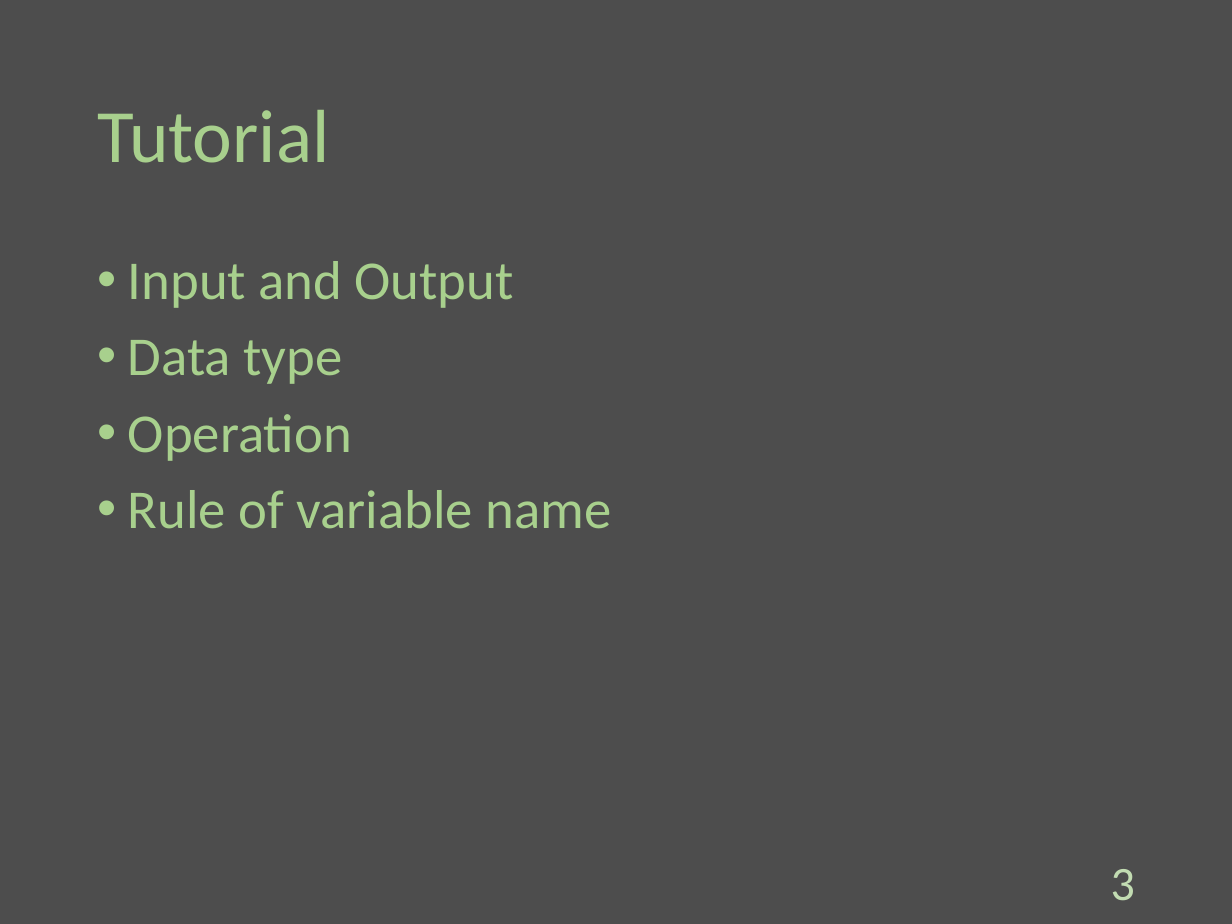
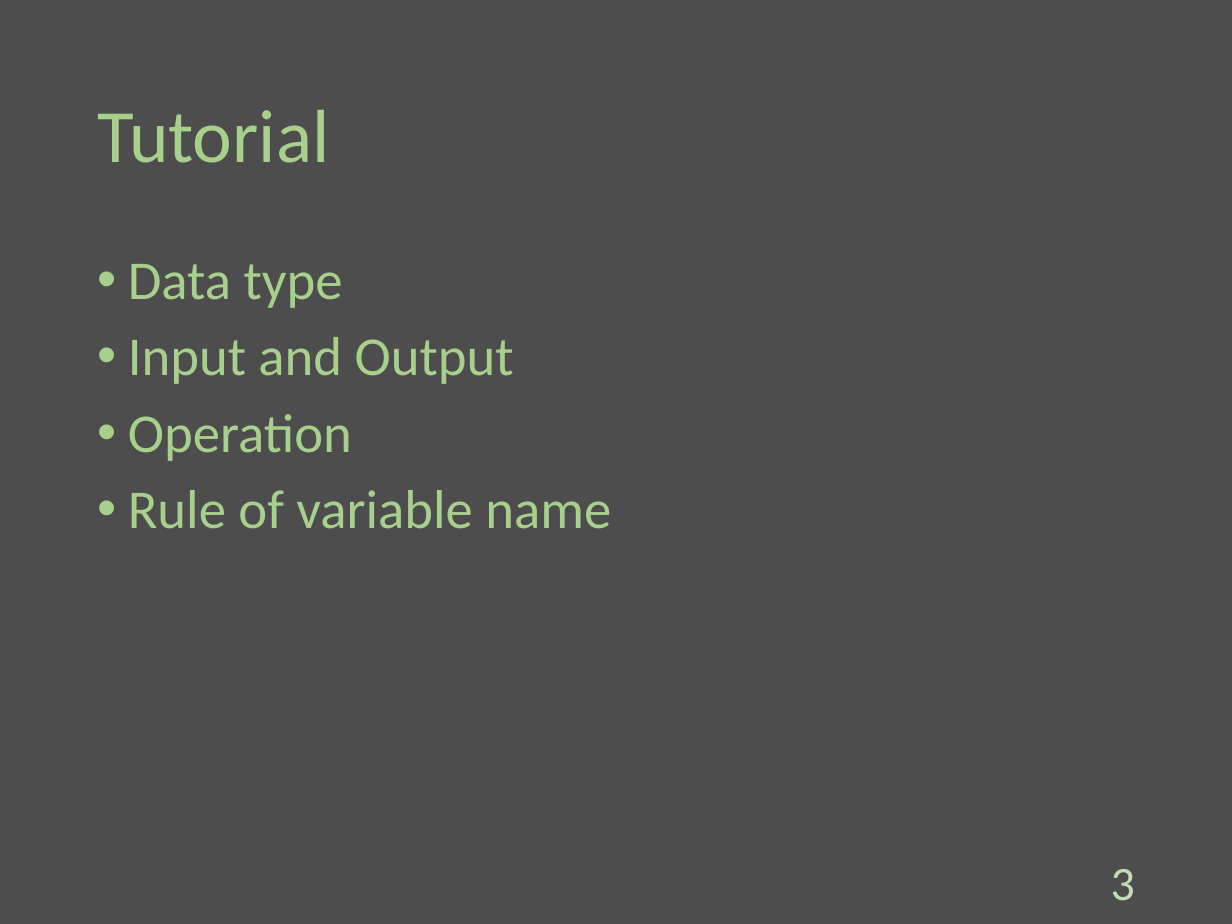
Before and after one commit to Melbeck777/program_seminar, a slide deck: slide 4 of ProgramSlide.pptx. Drawn at 1232x924 pixels with LibreOffice and Linux fonts; fonts in the diff are those of the drawing. Boxes give left, top, right and bottom in pixels: in the first picture for what was removed or moved away, otherwise in the second. Text is boxed around its words. In the diff, an @@ line names an element or a change of style, - is before the commit and + after.

Commit message:
[add]:Add the each cod to tutorial section.

```diff
--- a/ProgramSlide.pptx
+++ b/ProgramSlide.pptx
@@ text at bbox=[128, 264, 343, 308]: paragraph added @@
+• Data type
@@ text at bbox=[128, 340, 343, 384]: paragraph removed @@
-• Data type
```
Also in this commit, not shown: 3 other slides changed, 2 slides added.
